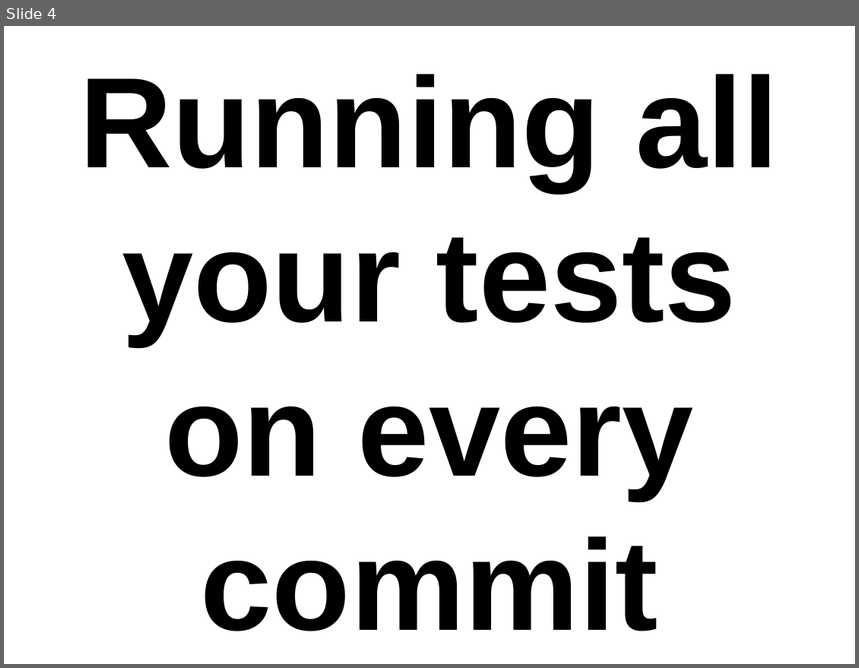
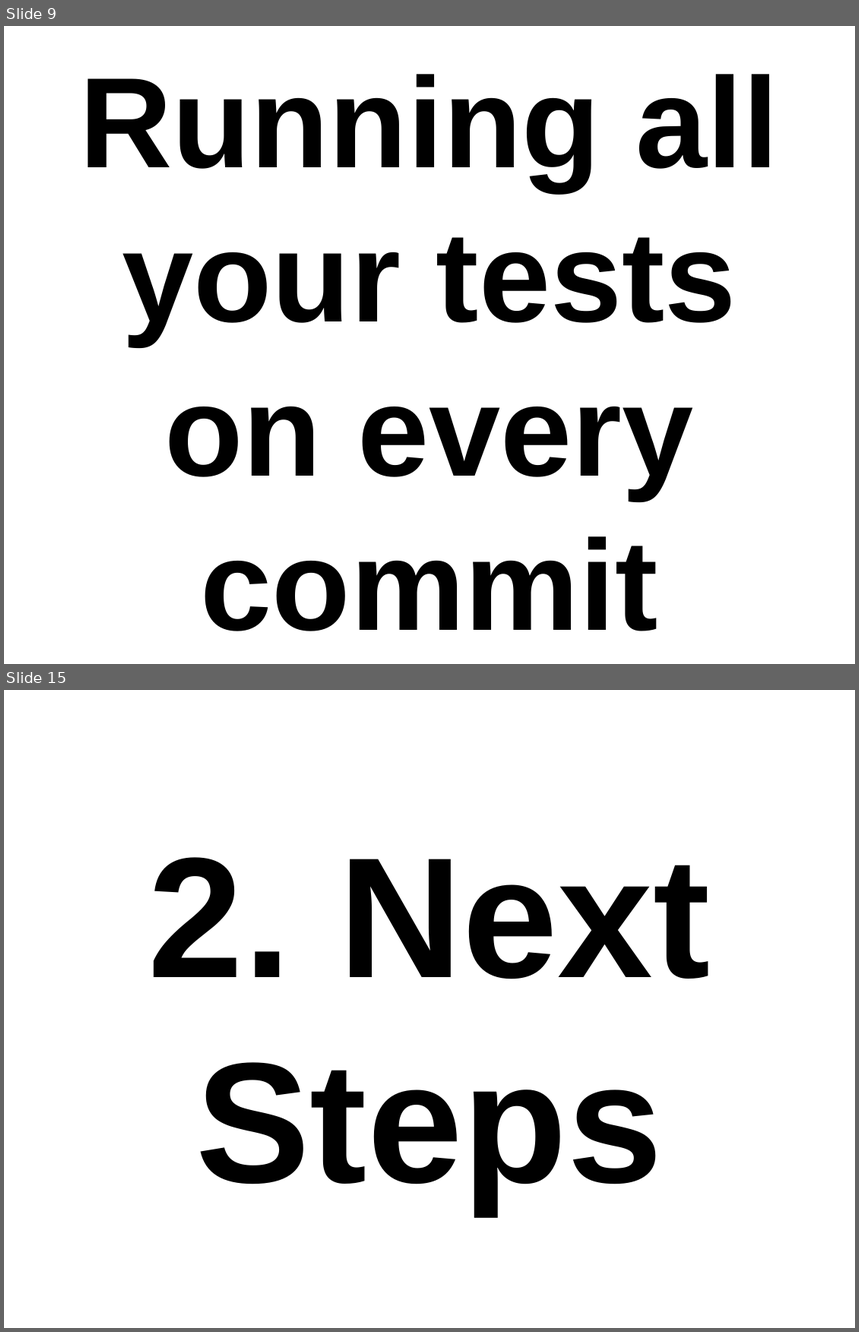
Before and after one commit to thewoolleyman/ci_for_the_rails_guy_or_gal, a slide deck: presentation/ci_for_the_web_2.0_guy_or_gal.odp. Shown one above the other, each under a label of ours: slide 4 before the commit, slides 9 and 15 after it; the slides between them are not shown. The pictures are 859x668 and 859x1332 pixels, drawn with LibreOffice and Linux fonts; fonts in the diff are those of the drawing. Boxes give left, top, right and bottom in pixels: in the first picture for what was removed or moved away, otherwise in the second. Text is boxed around its words. In the diff, an @@ line names an element or a change of style, - is before the commit and + after.

```diff
--- a/presentation/ci_for_the_web_2.0_guy_or_gal.odp
+++ b/presentation/ci_for_the_web_2.0_guy_or_gal.odp
@@ slide 15 added at box(4, 690, 855, 1328), background #FFFFFF @@
@@ title added at box(148, 857, 710, 1214), 160 pt, text #000000, bold @@
+2. Next Steps
@@ what was slide 4 is now slide 9 @@
```
Also in this commit, not shown: 20 other slides added, 1 slide removed.
